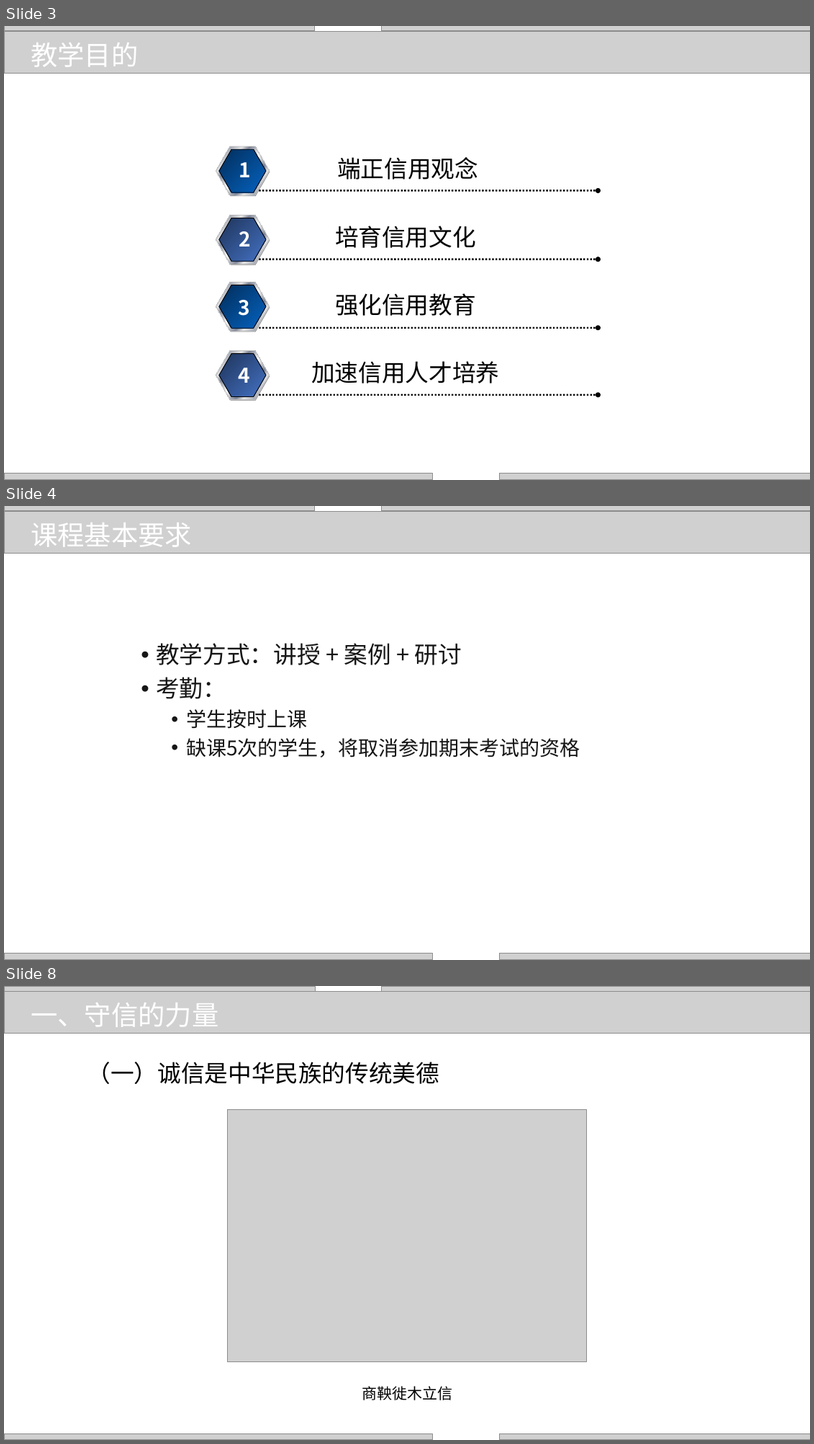
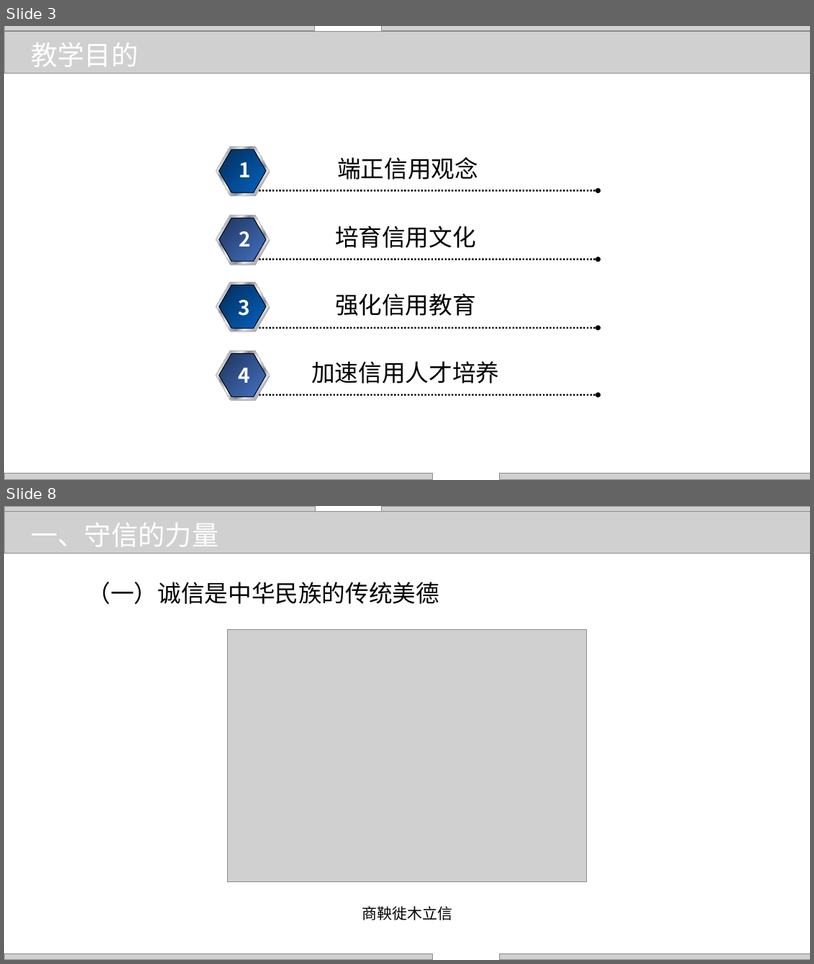
Before and after one commit to zhangjianzhang/internet_credit, a slide deck: files/slides/introduction.pptx. Shown one above the other, each under a label of ours: slides 3, 4 and 8 before the commit, slides 3 and 8 after it; the slides between them are not shown. The pictures are 814x1444 and 814x964 pixels, drawn with LibreOffice and Linux fonts; fonts in the diff are those of the drawing; grey boxes stand for pictures; background and template pictures are left out. Boxes give left, top, right and bottom in pixels: in the first picture for what was removed or moved away, otherwise in the second. Text is boxed around its words. In the diff, an @@ line names an element or a change of style, - is before the commit and + after.

```diff
--- a/files/slides/introduction.pptx
+++ b/files/slides/introduction.pptx
@@ slide 4 removed at [4,506,810,960], background picture (left out) @@
@@ picture removed at [4,512,810,554] @@
@@ text removed at [31,523,192,547] @@
-课程基本要求
@@ text removed at [156,643,581,757] @@
-• 教学方式：讲授 + 案例 + 研讨
-• 考勤：
-  • 学生按时上课
-  • 缺课5次的学生，将取消参加期末考试的资格
@@ group removed at [4,506,810,959]: 4 pictures @@
```
Also in this commit, not shown: 4 slides changed, 1 slide added, 7 other files.
